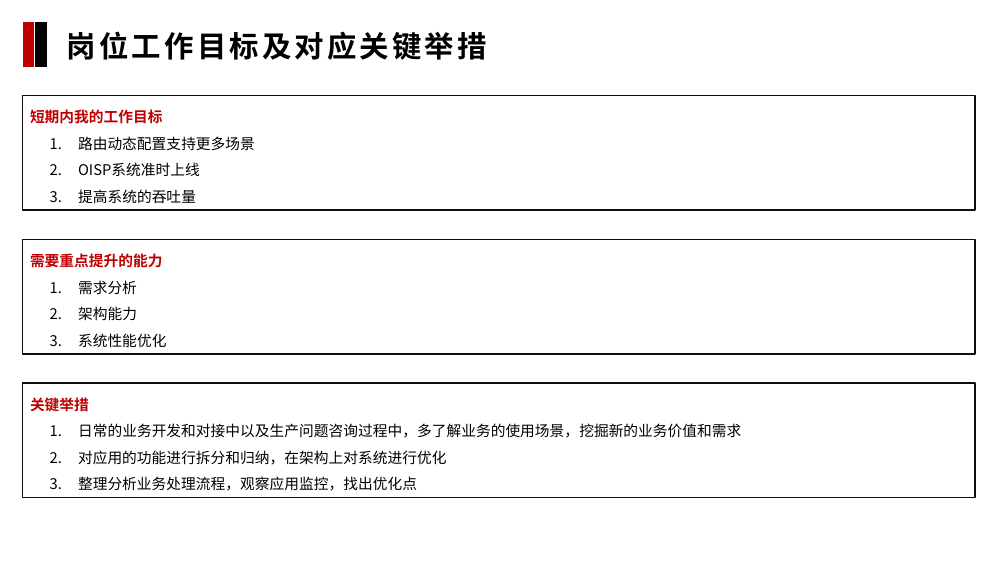
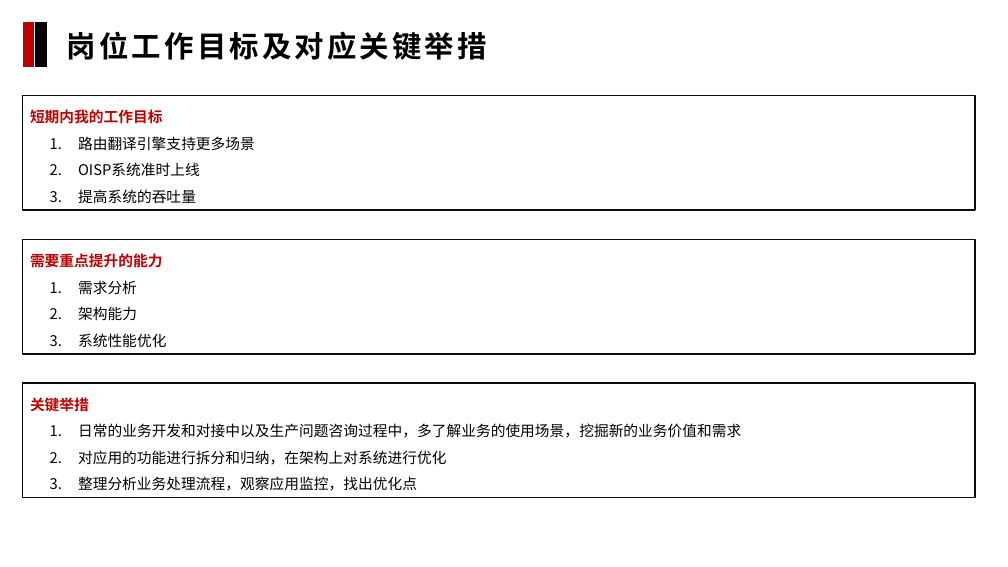
Before and after one commit to johoka/my, a slide deck: slide 14 of 科技专业能力举证模板（后端开发工程师-徐保华-8级）V1.3.pptx (slide 13 before the commit). Drawn at 1008x567 pixels with LibreOffice and Linux fonts; fonts in the diff are those of the drawing. Boxes give left, top, right and bottom in pixels: in the first picture for what was removed or moved away, otherwise in the second. Text is boxed around its words. In the diff, an @@ line names an element or a change of style, - is before the commit and + after.

```diff
--- a/科技专业能力举证模板（后端开发工程师-徐保华-8级）V1.3.pptx
+++ b/科技专业能力举证模板（后端开发工程师-徐保华-8级）V1.3.pptx
@@ text in rectangle at (78, 136, 255, 151): text changed @@
-1. 路由动态配置支持更多场景
+1. 路由翻译引擎支持更多场景
```
Also in this commit, not shown: 3 other slides changed, 1 slide added, 2 other files.
